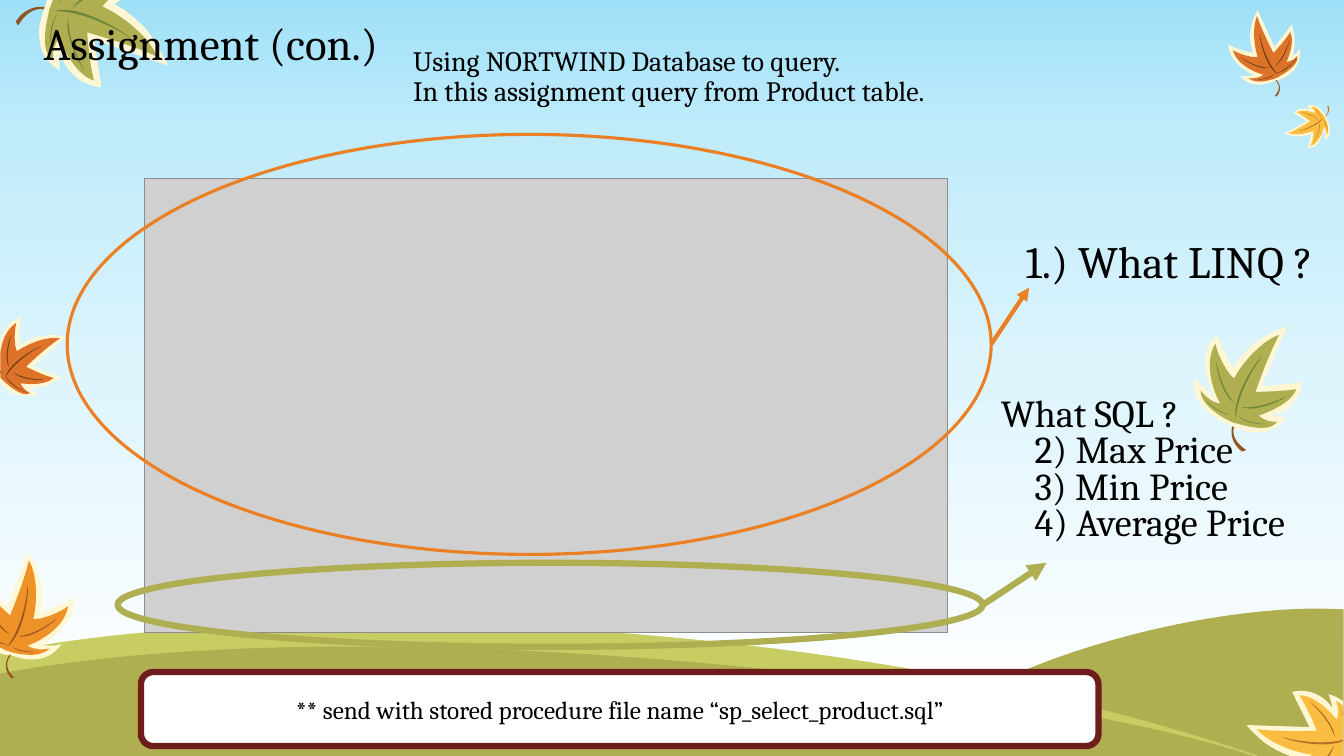
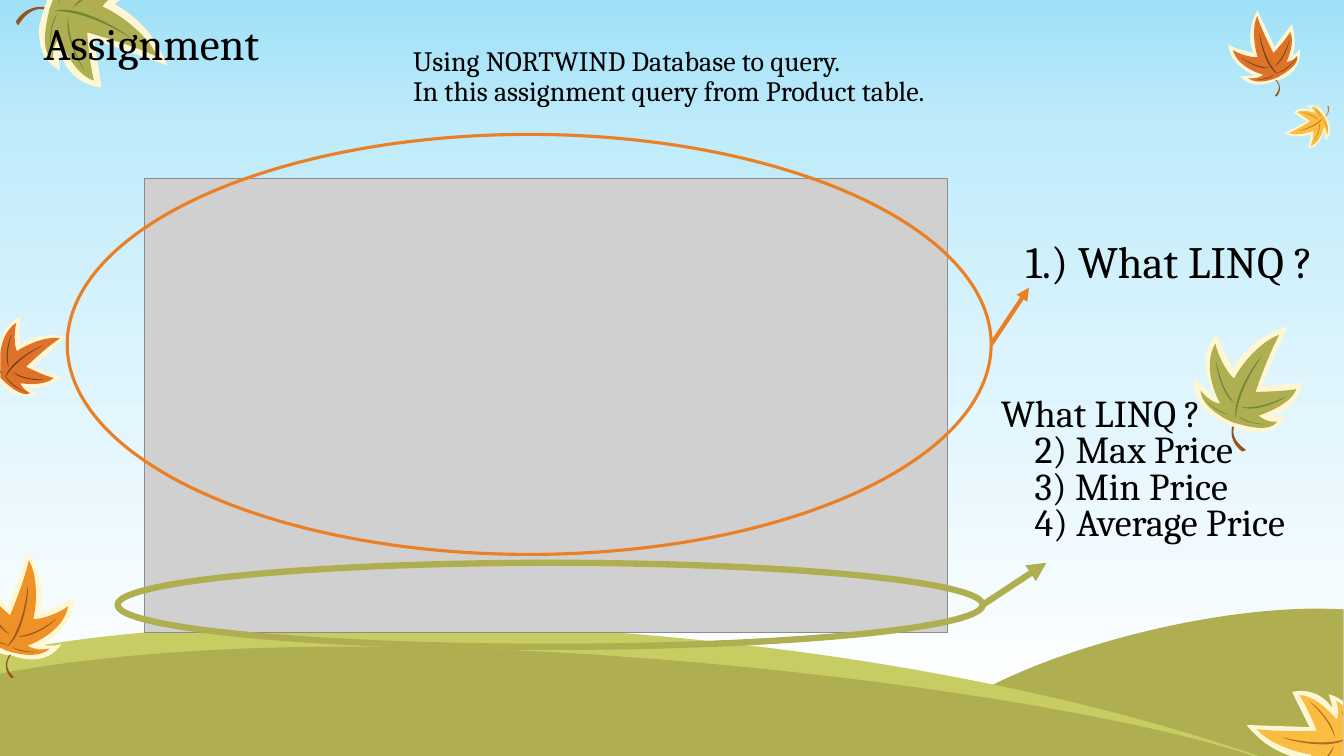
Before and after one commit to nuenook/entityFramework, a slide deck: slide 12 of Entity Framework database first.pptx (slide 10 before the commit). Drawn at 1344x756 pixels with LibreOffice and Linux fonts; fonts in the diff are those of the drawing; grey boxes stand for pictures. Boxes give left, top, right and bottom in pixels: in the first picture for what was removed or moved away, otherwise in the second. Text is boxed around its words. In the diff, an @@ line names an element or a change of style, - is before the commit and + after.

Commit message:
add assignment

```diff
--- a/Entity Framework database first.pptx
+++ b/Entity Framework database first.pptx
@@ text at (44, 18, 260, 70): text changed @@
-Assignment (con.)
+Assignment
@@ text at (1001, 400, 1176, 434): text changed @@
-What SQL ?
+What LINQ ?
@@ rounded rectangle removed at (141, 673, 1099, 747) @@
-** send with stored procedure file name “sp_select_product.sql”
```
Also in this commit, not shown: 4 slides added, 14 slides removed, 19 other files.
